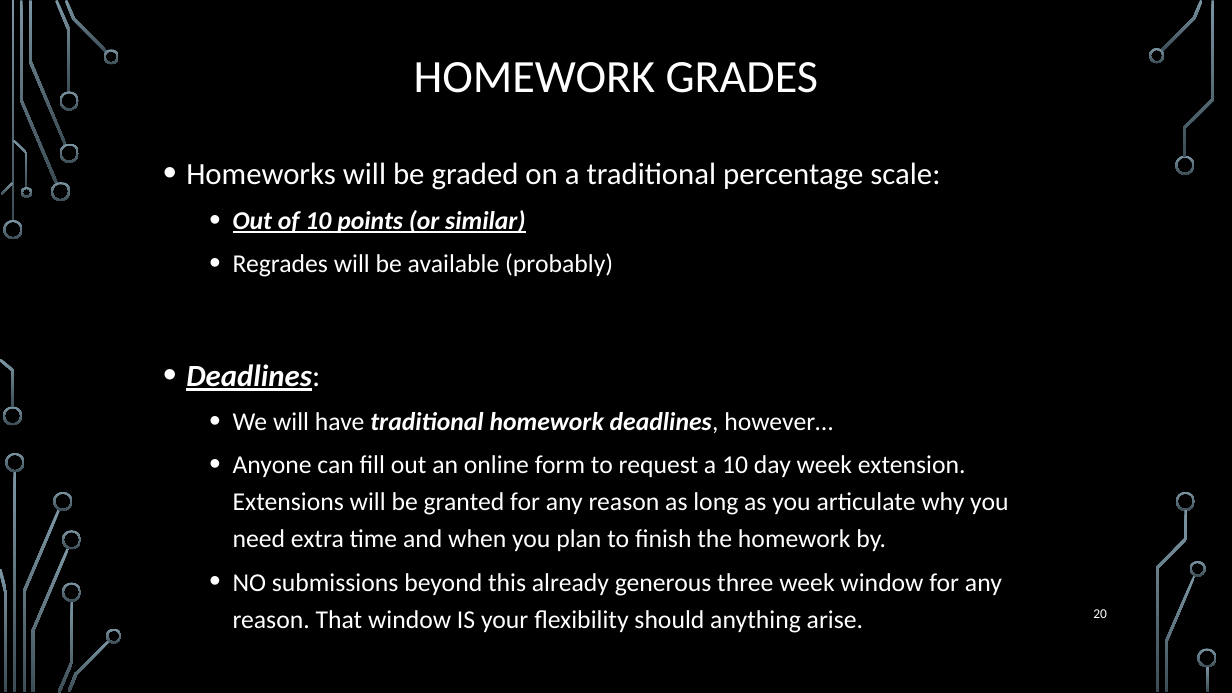
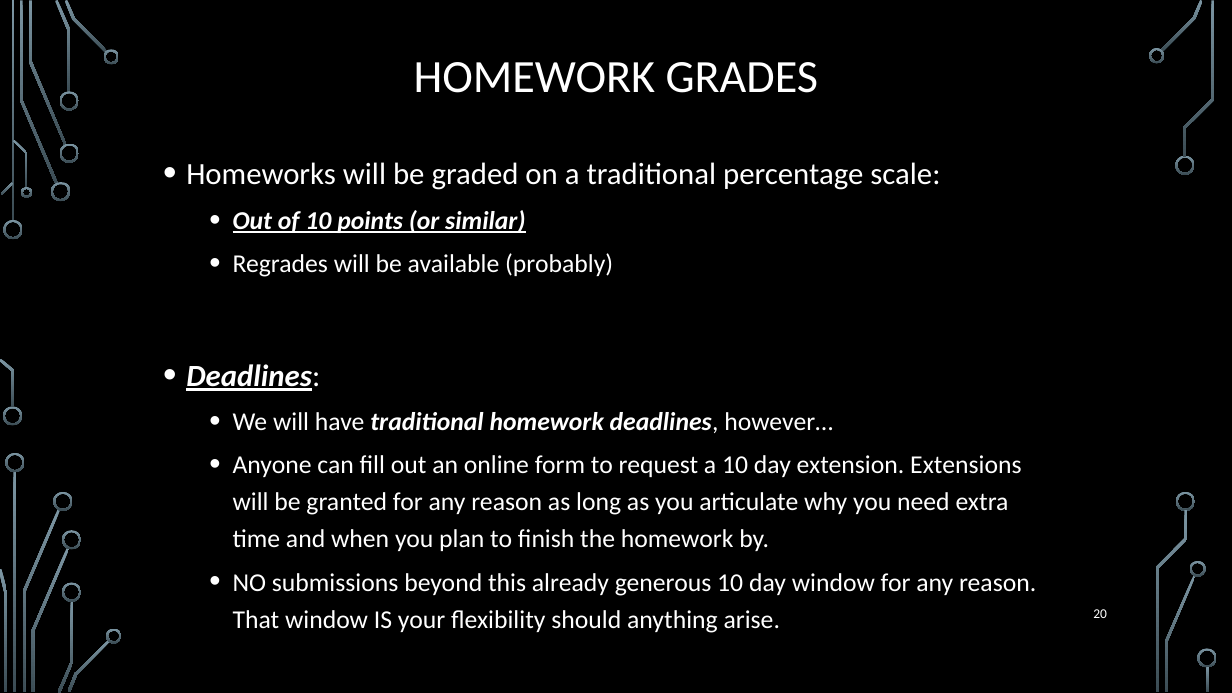
Before and after one commit to markfloryan/dmt2, a slide deck: slide 20 of slides/00-CourseIntroduction.pptx. Drawn at 1232x693 pixels with LibreOffice and Linux fonts; fonts in the diff are those of the drawing; background and template pictures are left out. Boxes give left, top, right and bottom in pixels: in the first picture for what was removed or moved away, otherwise in the second. Text is boxed around its words. In the diff, an @@ line names an element or a change of style, - is before the commit and + after.

```diff
--- a/slides/00-CourseIntroduction.pptx
+++ b/slides/00-CourseIntroduction.pptx
@@ text at [233,455,1036,633]: text changed @@
-  • Anyone can fill out an online form to request a 10 day week extension. Extensions will be granted for any reason as long as you articulate why you need extra time and when you plan to finish the homework by.
-  • NO submissions beyond this already generous three week window for any reason. That window IS your flexibility should anything arise.
+  • Anyone can fill out an online form to request a 10 day extension. Extensions will be granted for any reason as long as you articulate why you need extra time and when you plan to finish the homework by.
+  • NO submissions beyond this already generous 10 day window for any reason. That window IS your flexibility should anything arise.
```
Also in this commit, not shown: 1 other file.
